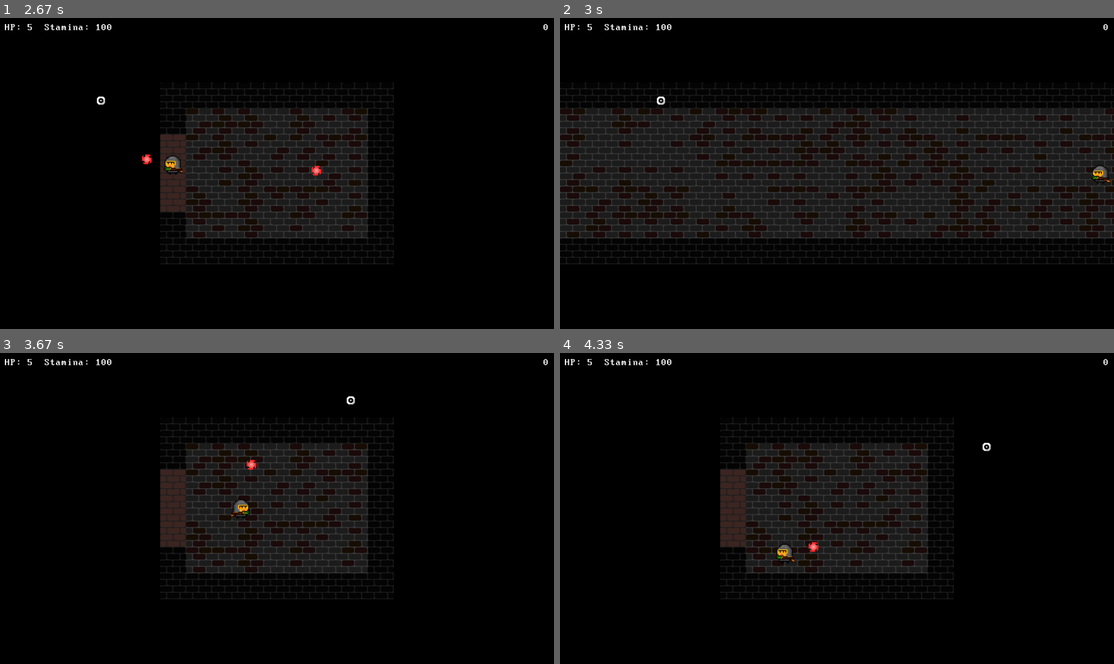
Above: before the commit, frames 1-4 (two rows, left to right).
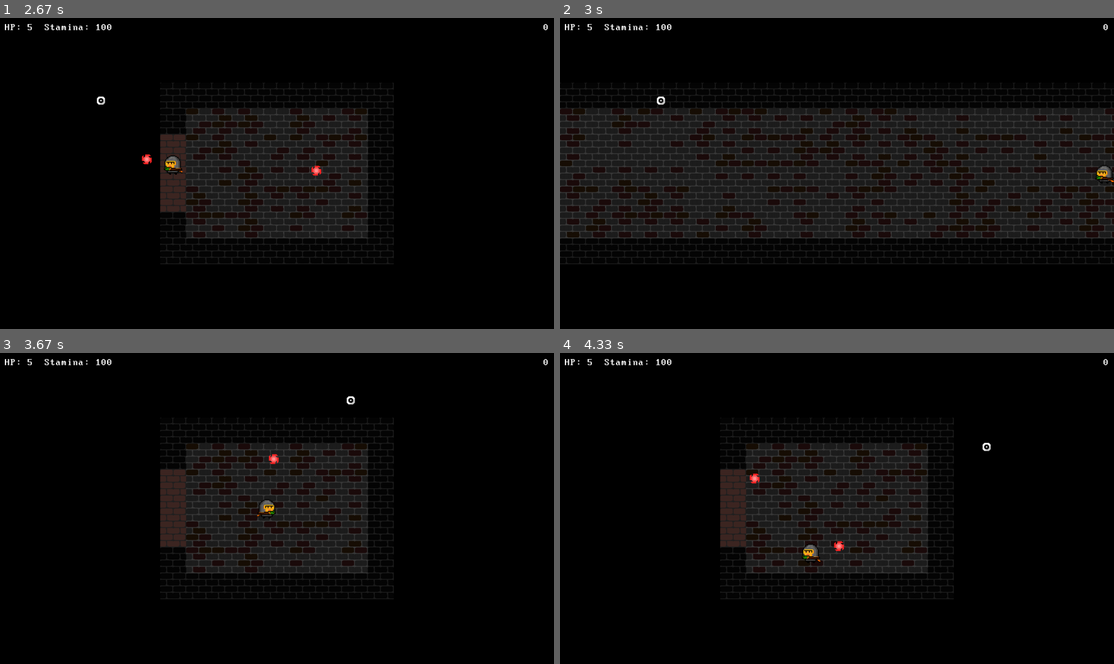
Above: after the commit, the same moments.

Repository: VladislavTuzov/PyGame
Game: pygame game, started from main.pyw
Same seed, same stepped clock (60 frames per second), same inputs: the game is played once before the commit and once after it.
Inputs (mouse positions are in pixels of both pictures, inside the frame that each line leads up to):
- Up to frame 1 (2.67 s): press the mouse at (277, 173) at 0.37 s; move the mouse to (288, 192) at 0.47 s; release the mouse at (299, 210) at 0.6 s; hold Left 0.67-1.2 s; move the mouse to (127, 157) at 0.7 s; press the mouse at (277, 173) at 1.27 s; move the mouse to (343, 192) at 1.37 s; release the mouse at (409, 210) at 1.5 s; hold Down 1.57-1.87 s; click (465, 80) at 1.65 s; hold Left 1.9-2.3 s; click (299, 173) at 1.98 s; hold Up from 2.33 s (still down); click (99, 98) at 2.42 s
- Up to frame 2 (3 s): release Up at 2.7 s; tap A at 2.73 s
- Up to frame 3 (3.67 s): hold Right from 3.07 s (still down); click (349, 399) at 3.15 s
- Up to frame 4 (4.33 s): release Right at 3.7 s; hold Down 3.73-4.1 s; click (742, 471) at 3.82 s; hold Left from 4.13 s (still down); click (986, 446) at 4.22 s

Frame 1 is identical in both runs. In frame 2, 0.1% of the frame differs, in the area x 95-100%, y 47-54%; in frame 3, 0.3%; in frame 4, 0.4%, in the area x 34-52%, y 38-68%.

Commit message:
close gates until player will beat all enemies

Diff:
--- a/classes/generation.py
+++ b/classes/generation.py
@@ -97,20 +97,32 @@
         return False, None
 
     def place_hero(self, hero, direction):
+        plate_width, plate_height = get_plate_size(self.location)
+
         if direction == "left":
             hero.rect.midleft = self.rect.midleft
-            hero.rect.x += 10
+            if isinstance(self, Room):
+                hero.rect.x += plate_width
         elif direction == "right":
             hero.rect.midright = self.rect.midright
-            hero.rect.x -= 10
+            if isinstance(self, Room):
+                hero.rect.x -= plate_width
         elif direction == "top":
             hero.rect.midtop = self.rect.midtop
-            hero.rect.y += 10
+            if isinstance(self, Room):
+                hero.rect.y += plate_height
         elif direction == "bottom":
             hero.rect.midbottom = self.rect.midbottom
-            hero.rect.y -= 10
+            if isinstance(self, Room):
+                hero.rect.y -= plate_height
 
     def delete_enemies_spawns(self):
+        pass
+
+    def close_gates(self):
+        pass
+
+    def open_gates(self):
         pass
 
 
@@ -119,12 +131,13 @@
         self.width = len(pattern[0])
         self.height = len(pattern)
         self.location = location
-
-        self.image = self._parse_pattern(pattern)
+        self.pattern = pattern
+
+        self.image = self._parse_pattern()
         self.rect = self.image.get_rect()
         self.rect.center = SCREEN_CENTER
 
-    def _parse_pattern(self, pattern):
+    def _parse_pattern(self):
         plate_size = get_plate_size(self.location)
         plate_width, plate_height = plate_size
 
@@ -142,7 +155,7 @@
         self.enemies_spawnpoints = []
 
         image = pygame.Surface((image_width, image_height))
-        for i, row in enumerate(pattern):
+        for i, row in enumerate(self.pattern):
             for j, cell in enumerate(row):
                 on_room_x = plate_width * j
                 on_room_y = plate_height * i
@@ -194,15 +207,36 @@
 
         return image
 
+    def _redraw_image(self, with_gates=True):
+        plate_width, plate_height = get_plate_size(self.location)
+
+        for i, row in enumerate(self.pattern):
+            for j, cell in enumerate(row):
+                on_room_x = plate_width * j
+                on_room_y = plate_height * i
+                on_room_cords = (on_room_x, on_room_y)
+
+                if cell == helpers.GATES:
+                    if with_gates:
+                        gate = pygame.image.load(get_random_gate(self.location))
+                        self.image.blit(gate, on_room_cords)
+                    else:
+                        wall = pygame.image.load(get_random_wall(self.location))
+                        self.image.blit(wall, on_room_cords)
+
     def randomize_enemies_spawns(self):
         if self.enemies_spawnpoints:
             self.enemies_spawnpoints = sample(self.enemies_spawnpoints, 5)
 
     def close_gates(self):
         self.walls.extend(self.gates)
+        self._redraw_image(with_gates=False)
+        self.close_gates = (lambda: None)  # use this function only one time
 
     def open_gates(self):
         self.walls = [wall for wall in self.walls if wall not in self.gates]
+        self._redraw_image(with_gates=True)
+        self.open_gates = (lambda: None)  # use this function only one time
 
     def delete_enemies_spawns(self):
         self.enemies_spawnpoints.clear()
--- a/gameplay.py
+++ b/gameplay.py
@@ -55,6 +55,9 @@
         enemy.rect.center = enemy_spawnpoint
         enemies.add(enemy)
 
+    if enemies:
+        room.close_gates()
+
     bullets = pygame.sprite.Group()
     enemies_bullets = helpers.EnemiesBullets()
 
@@ -103,6 +106,7 @@
 
         if not enemies:
             room.delete_enemies_spawns()
+            room.open_gates()
 
         screen.fill("black")
 
